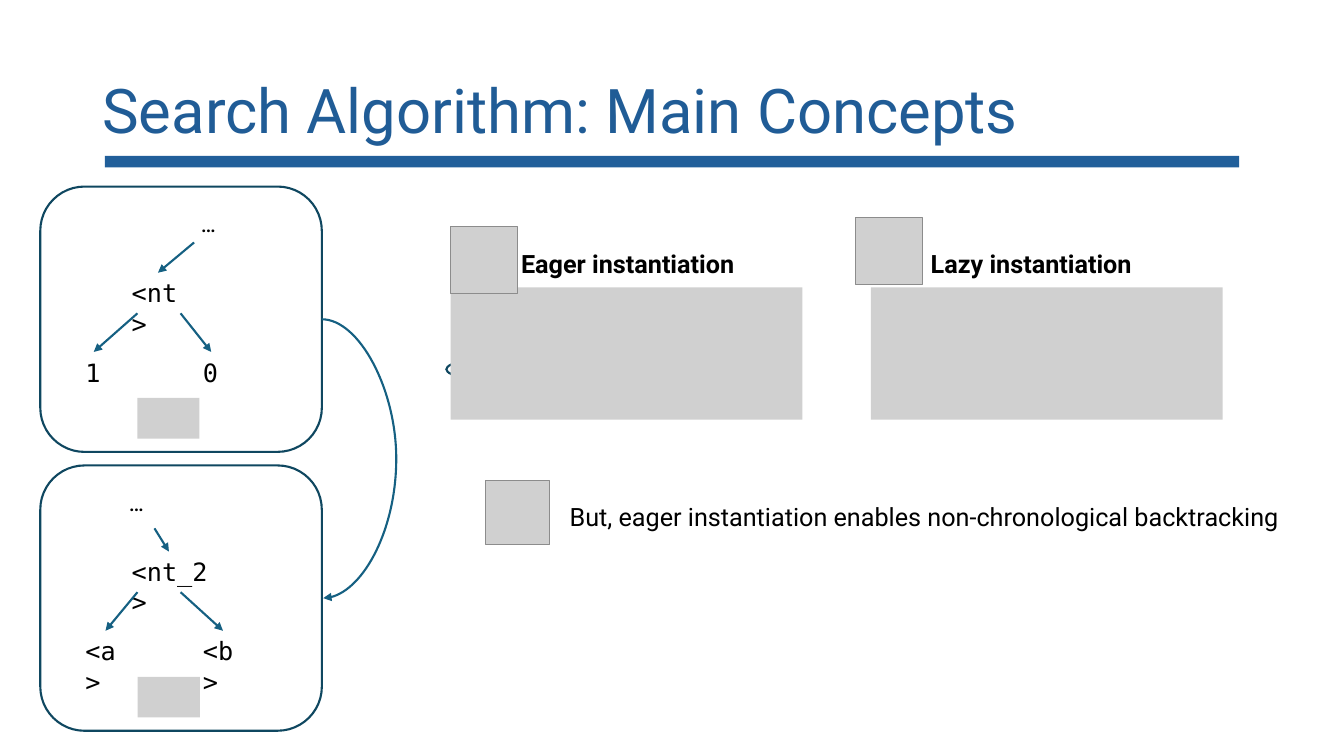
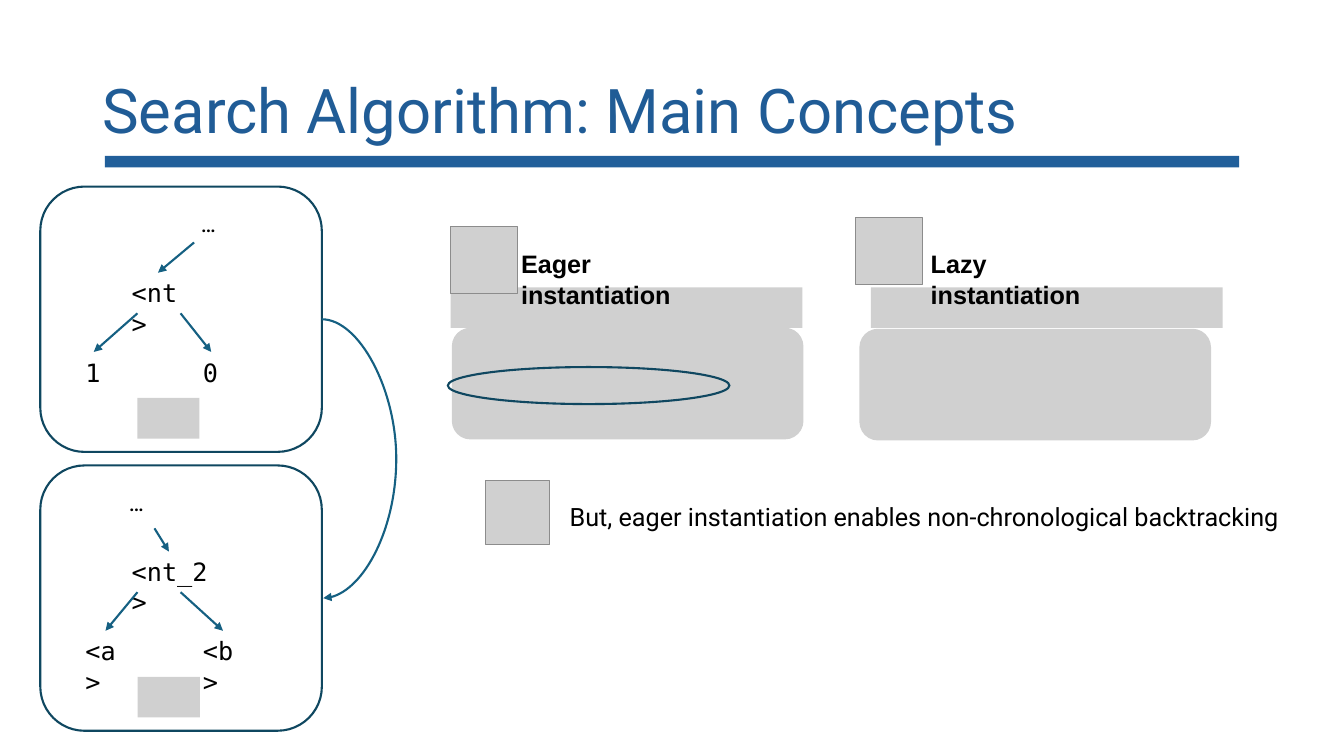
Before and after one commit to lorchrob/goblin_slides, a slide deck: slide 61 of goblin_slides.pptx. Drawn at 1344x756 pixels with LibreOffice and Linux fonts; fonts in the diff are those of the drawing; grey boxes stand for pictures. Boxes give left, top, right and bottom in pixels: in the first picture for what was removed or moved away, otherwise in the second. Text is boxed around its words. In the diff, an @@ line names an element or a change of style, - is before the commit and + after.

```diff
--- a/goblin_slides.pptx
+++ b/goblin_slides.pptx
@@ text "Eager instantiation" at (x1=521, y1=255, x2=671, y2=305): font Roboto to Arial @@
@@ text "Lazy instantiation" at (x1=931, y1=255, x2=1081, y2=305): font Roboto to Arial @@
@@ picture resized from (x1=451, y1=287, x2=803, y2=419) to (x1=451, y1=287, x2=803, y2=328) @@
@@ picture resized from (x1=871, y1=287, x2=1223, y2=419) to (x1=871, y1=287, x2=1223, y2=328) @@
@@ picture added at (x1=452, y1=328, x2=804, y2=440) @@
@@ picture added at (x1=860, y1=329, x2=1212, y2=441) @@
@@ ellipse moved from (x1=447, y1=351, x2=728, y2=388) to (x1=448, y1=367, x2=729, y2=404) @@
```
Also in this commit, not shown: 7 other slides changed.
